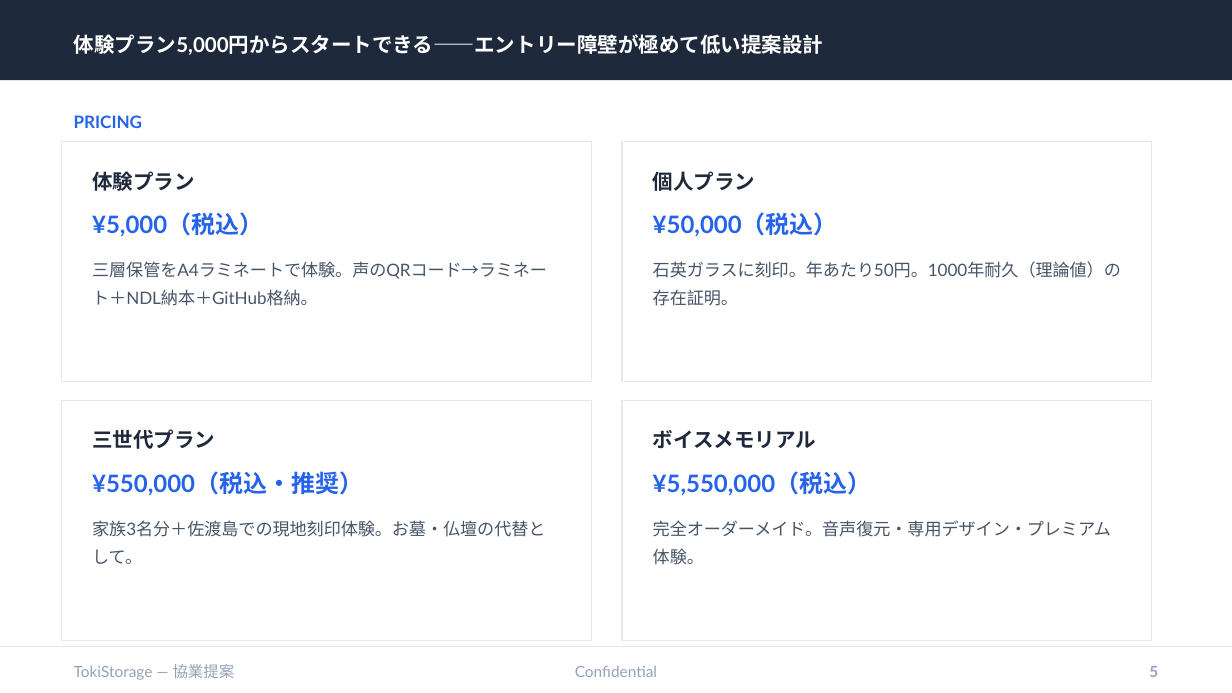
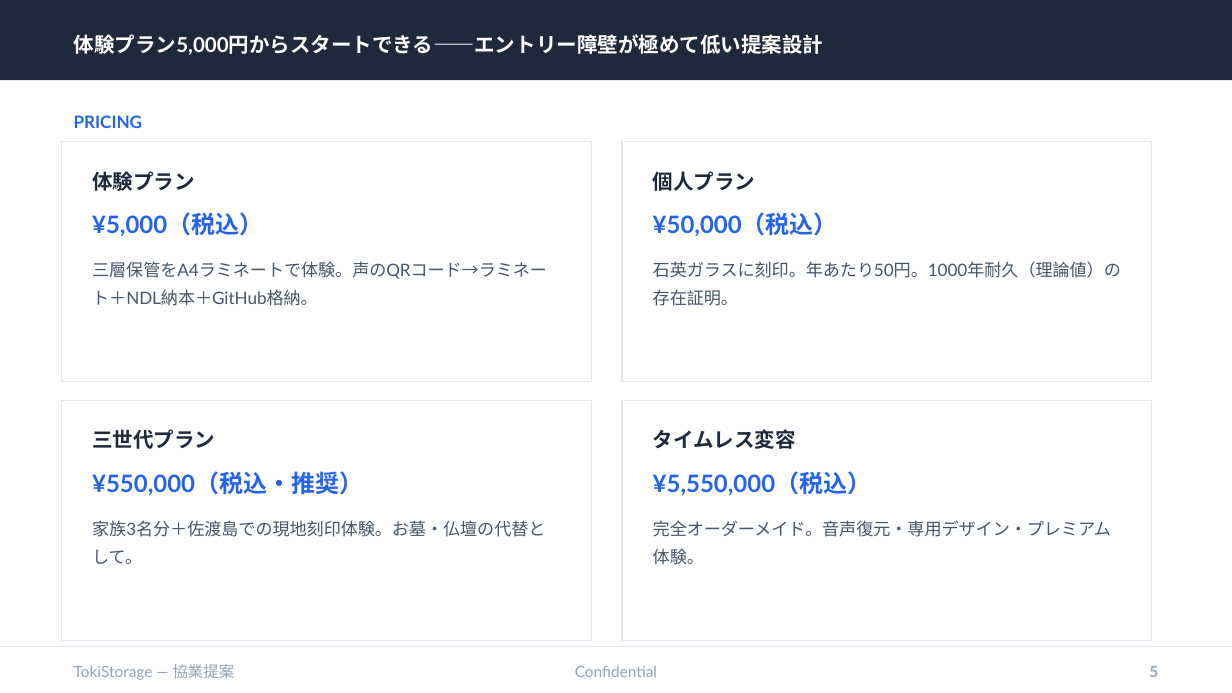
Before and after one commit to tokistorage/lp, a slide deck: slide 5 of tokistorage-partnership-deck.pptx. Drawn at 1232x693 pixels with LibreOffice and Linux fonts; fonts in the diff are those of the drawing. Boxes give left, top, right and bottom in pixels: in the first picture for what was removed or moved away, otherwise in the second. Text is boxed around its words. In the diff, an @@ line names an element or a change of style, - is before the commit and + after.

```diff
--- a/tokistorage-partnership-deck.pptx
+++ b/tokistorage-partnership-deck.pptx
@@ text at bbox=[653, 429, 796, 449]: text changed @@
-ボイスメモリアル
+タイムレス変容
```
Also in this commit, not shown: 1 other slide changed, 27 other files.
